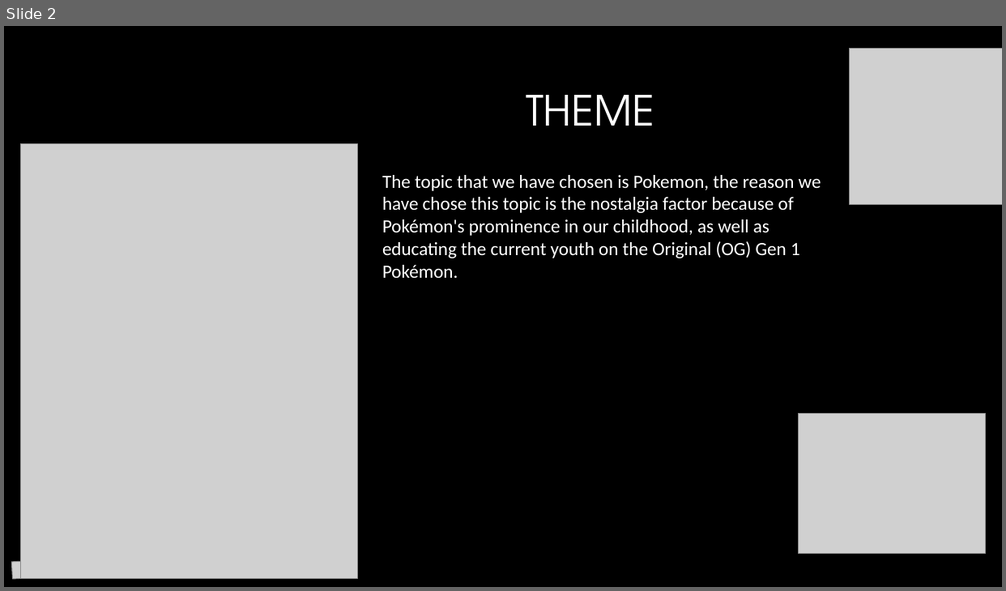
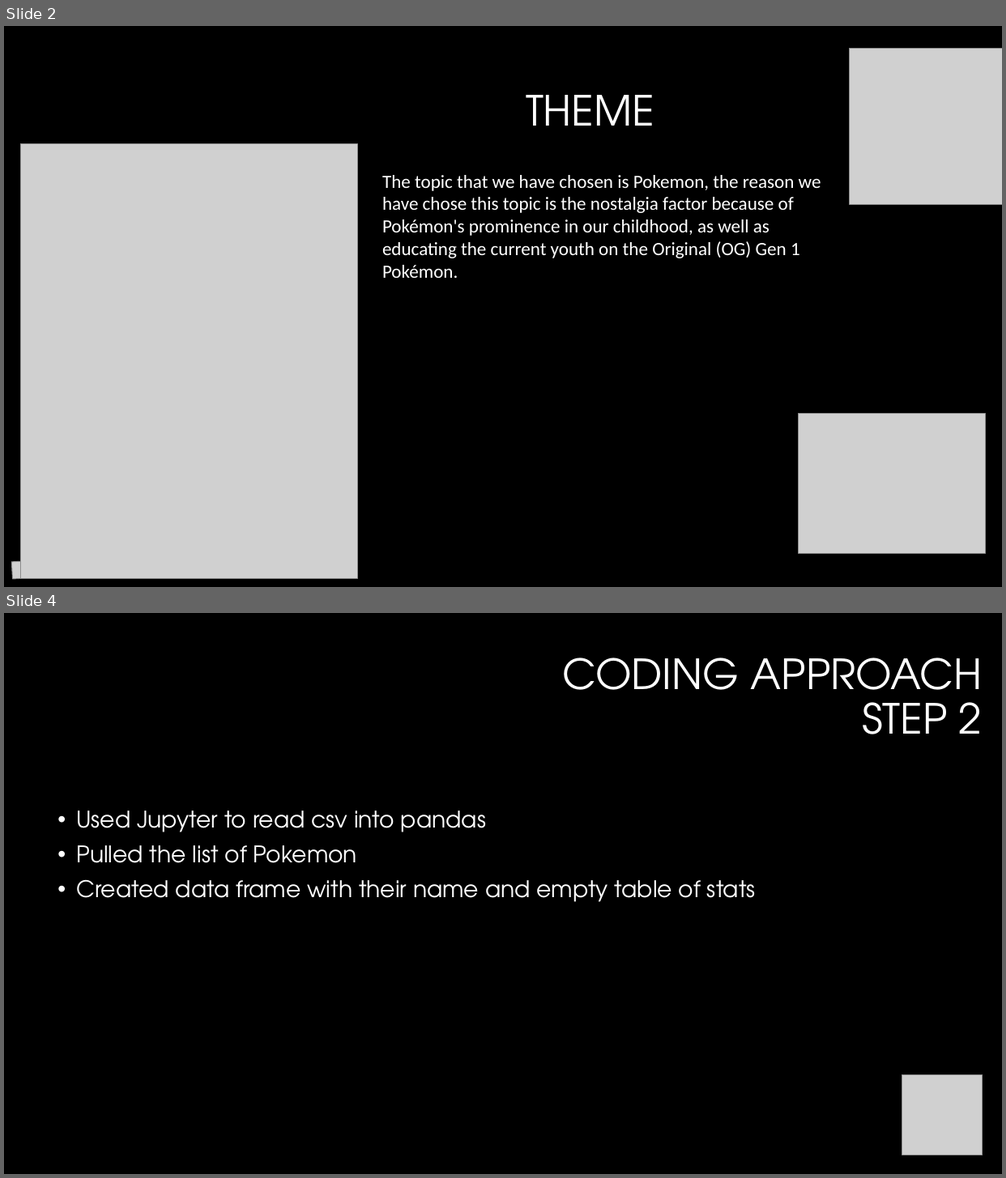
Before and after one commit to Dbuescher8/Pokemon-Project2, a slide deck: Presentation 2.pptx. Shown one above the other, each under a label of ours: slide 2 before the commit, slides 2 and 4 after it; the slides between them are not shown. The pictures are 1006x591 and 1006x1178 pixels, drawn with LibreOffice and Linux fonts; fonts in the diff are those of the drawing; grey boxes stand for pictures; background and template pictures are left out. Boxes give left, top, right and bottom in pixels: in the first picture for what was removed or moved away, otherwise in the second. Text is boxed around its words. In the diff, an @@ line names an element or a change of style, - is before the commit and + after.

```diff
--- a/Presentation 2.pptx
+++ b/Presentation 2.pptx
@@ slide 4 added at bbox=[4, 613, 1002, 1174], background #000000 @@
@@ title added at bbox=[563, 658, 982, 735], 40 pt, text #FFFFFF @@
+CODING APPROACH
+STEP 2
@@ text added at bbox=[76, 811, 756, 902], 22 pt, text #FFFFFF @@
+• Used Jupyter to read csv into pandas
+• Pulled the list of Pokemon
+• Created data frame with their name and empty table of stats
@@ picture added at bbox=[902, 1076, 982, 1156] @@
```
Also in this commit, not shown: 3 slides changed, 6 other slides added, 2 slides removed.
